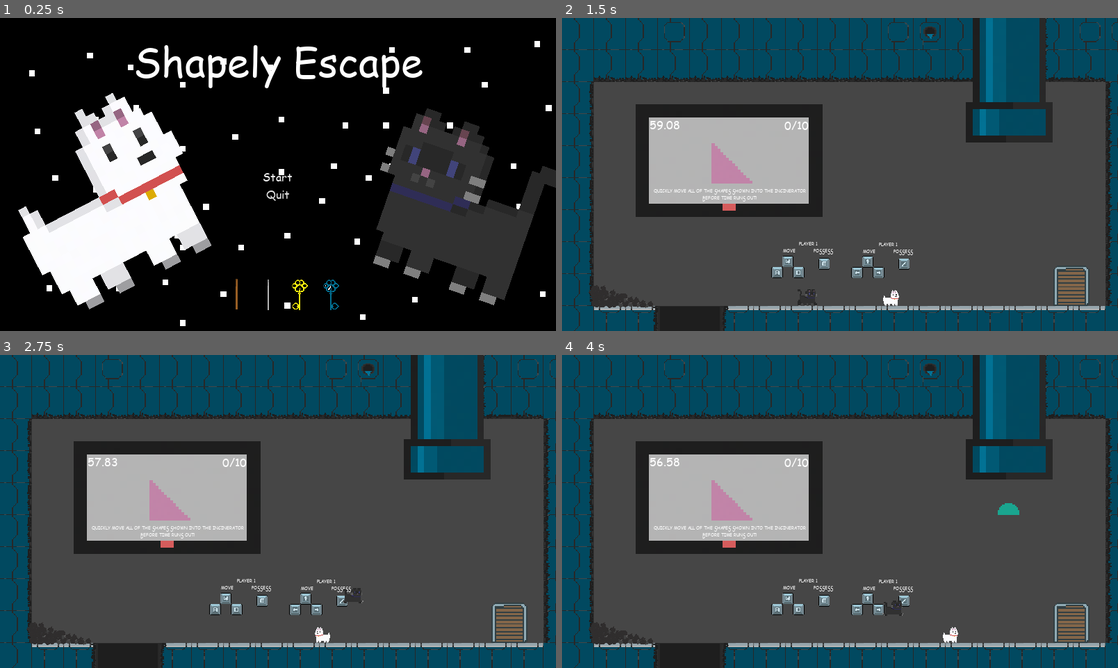
Above: before the commit, frames 1-4 (two rows, left to right).
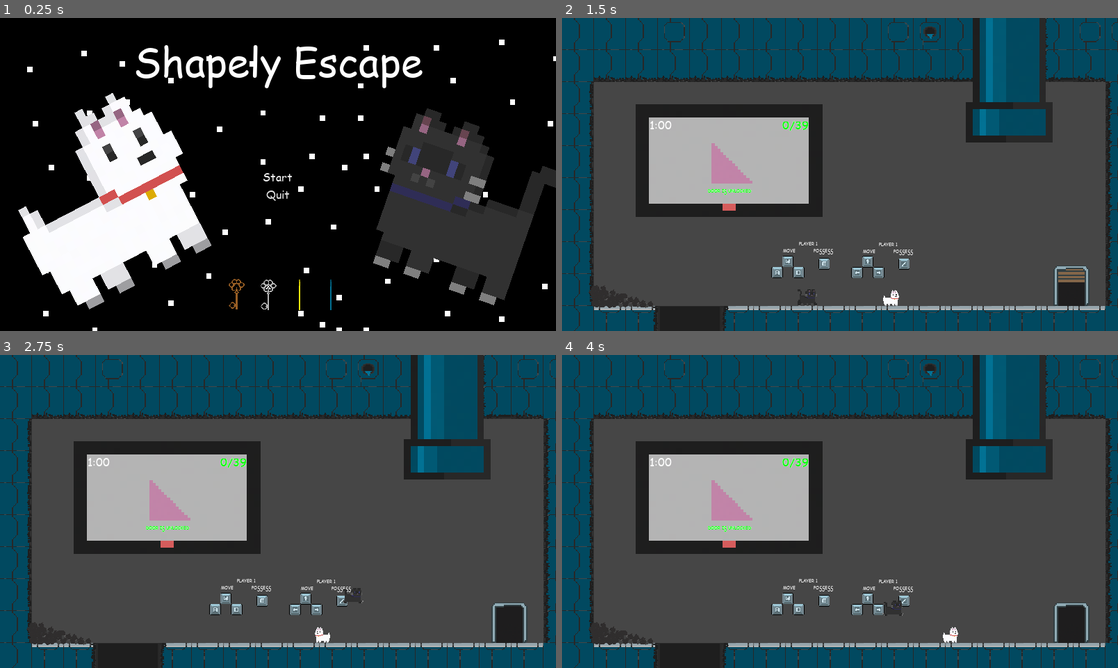
Above: after the commit, the same moments.

Repository: Astrol99/ShapelyEscape
Game: Godot game, scene res://MainMenu/MainMenu.tscn
Two runs of this game, one before a commit and one after it. Both use one fixed random seed, a clock stepped at 60 frames per second and the inputs below.
Inputs:
- Up to frame 1 (0.25 s): no input
- Up to frame 2 (1.5 s): click "Start" at 0.5 s; hold D (move_right1) from 1.28 s (still down); tap E (cat_possess) at 1.35 s
- Up to frame 3 (2.75 s): keep holding D (move_right1); tap W (jump1) at 1.52, 2.27 s; tap Left (move_left2) at 2.1 s
- Up to frame 4 (4 s): release D (move_right1) at 2.78 s; hold A (move_left1) 2.78-3.53 s; hold Right (move_right2) 2.78-3.53 s; hold D (move_right1) from 3.53 s (still down); tap / (possess) at 3.6 s; tap W (jump1) at 3.77 s

The runs differ from the first frame. In frame 1, 1.8% of the frame differs, in the area x 4-100%, y 6-100%; in frame 2, 0.8%; in frame 3, 1.0%; in frame 4, 1.1%.

Commit message:
Added door and screen connected functionality and stop spawnpipe on game ending state

Diff:
--- a/Level1/Level1.tscn
+++ b/Level1/Level1.tscn
@@ -289,7 +289,7 @@
 
 [node name="Timer" type="Timer" parent="."]
 process_mode = 0
-wait_time = 90.0
+wait_time = 10.0
 one_shot = true
 autostart = true
 
@@ -320,6 +320,10 @@
 [node name="Screen" parent="." instance=ExtResource( 8 )]
 position = Vector2( 577, 492 )
 timer = NodePath("../Timer")
+door = NodePath("../Door")
+spawn_pipe = NodePath("../SpawnPipe")
+max_score = 1
+score = 1
 
 [node name="Door" parent="." instance=ExtResource( 5 )]
 position = Vector2( 1759, 921 )
@@ -420,3 +424,4 @@
 collision_mask = 15
 
 [connection signal="timeout" from="Timer" to="Screen" method="_on_Timer_timeout"]
+[connection signal="GAME_COMPLETE" from="Screen" to="Door" method="_on_Screen_GAME_COMPLETE"]
--- a/MainMenu/MainMenu.tscn
+++ b/MainMenu/MainMenu.tscn
@@ -108,7 +108,7 @@
 volume_db = -20.0
 
 [node name="Space_Background" type="Sprite" parent="."]
-scale = Vector2( 2.00488, 2.00488 )
+scale = Vector2( 1.87317, 1.87317 )
 texture = ExtResource( 7 )
 centered = false
 
@@ -133,6 +133,7 @@
 scale = Vector2( 0.12963, 0.12963 )
 frames = SubResource( 17 )
 animation = "brown"
+frame = 1
 playing = true
 
 [node name="Silver_Key" type="AnimatedSprite" parent="."]
@@ -140,7 +141,6 @@
 scale = Vector2( 0.12963, 0.12963 )
 frames = SubResource( 17 )
 animation = "diamond"
-frame = 3
 playing = true
 
 [node name="Gold_Key" type="AnimatedSprite" parent="."]
@@ -148,7 +148,7 @@
 scale = Vector2( 0.12963, 0.12963 )
 frames = SubResource( 17 )
 animation = "gold"
-frame = 1
+frame = 2
 playing = true
 
 [node name="Diamond_Key" type="AnimatedSprite" parent="."]
@@ -156,6 +156,7 @@
 scale = Vector2( 0.12963, 0.12963 )
 frames = SubResource( 17 )
 animation = "silver"
+frame = 1
 playing = true
 
 [node name="Label" type="Label" parent="."]
--- a/World_Objects/Door/Door.gd
+++ b/World_Objects/Door/Door.gd
@@ -4,6 +4,14 @@
 
 var locked = true
 
+func _ready():
+	$AnimatedSprite.play("close")
+
 func _on_Door_body_entered(body):
 	if not locked and ("Cat" or "Dog" in body.name):
 		get_tree().change_scene(NextLevel)
+
+
+func _on_Screen_GAME_COMPLETE():
+	locked = false
+	$AnimatedSprite.play("open")
--- a/World_Objects/Door/Door.tscn
+++ b/World_Objects/Door/Door.tscn
@@ -66,7 +66,7 @@
 [sub_resource type="SpriteFrames" id=16]
 animations = [ {
 "frames": [ SubResource( 1 ), SubResource( 2 ), SubResource( 3 ), SubResource( 4 ), SubResource( 5 ), SubResource( 6 ), SubResource( 7 ) ],
-"loop": true,
+"loop": false,
 "name": "close",
 "speed": 5.0
 }, {
@@ -76,7 +76,7 @@
 "speed": 5.0
 }, {
 "frames": [ SubResource( 9 ), SubResource( 10 ), SubResource( 11 ), SubResource( 12 ), SubResource( 13 ), SubResource( 14 ), SubResource( 15 ) ],
-"loop": true,
+"loop": false,
 "name": "open",
 "speed": 5.0
 } ]
--- a/World_Objects/Screen/Screen.gd
+++ b/World_Objects/Screen/Screen.gd
@@ -1,10 +1,14 @@
 extends Node2D
 
+signal GAME_COMPLETE
+signal GAME_OVER
+
 export (NodePath) onready var timer = get_node(timer)
+export (NodePath) onready var door = get_node(door)
+export (NodePath) onready var spawn_pipe = get_node(spawn_pipe)
 
 export (int) var max_score = 10
 export (int) var score = 0
-export (float) var time = 60
 
 onready var time_label = $Time
 onready var score_label = $Score
@@ -20,6 +24,11 @@
 
 func _on_Timer_timeout():
 	if score < max_score:
+		emit_signal("GAME_OVER")
+		spawn_pipe.get_child(0).stop()
+		time_label.add_color_override("font_color", Color(255,0,0))
+		time_label.set_text("0.00")
+		msg_label.add_color_override("font_color", Color(255,0,0))
 		msg_label.set_text("GAME OVER")
 
 func _on_shape_incinerated(shape):
@@ -27,13 +36,18 @@
 		score += 1
 		shape_sprite.texture = shapes[randi() % shapes.size()]
 
-func _ready():
-	timer.start(time)
-
 func _physics_process(_delta):
-	if score < max_score:
-		time_label.set_text(format_second(timer.get_time_left()))
-		score_label.set_text("%d/%d" % [score, max_score])
+	if not timer.is_stopped():
+		if score < max_score:
+			time_label.set_text(format_second(timer.get_time_left()))
+			score_label.set_text("%d/%d" % [score, max_score])
+		elif score >= max_score:
+			emit_signal("GAME_COMPLETE")
+			timer.stop()
+			spawn_pipe.get_child(0).stop()
+			score_label.add_color_override("font_color", Color(0,255,0))
+			msg_label.add_color_override("font_color", Color(0,255,0))
+			msg_label.set_text("DOOR IS UNLOCKED")
 
 func format_second(total_seconds: float) -> String:
 	var seconds:float = fmod(total_seconds , 60.0)
--- a/World_Objects/SpawnPipe/SpawnPipe.gd
+++ b/World_Objects/SpawnPipe/SpawnPipe.gd
@@ -8,9 +8,6 @@
 	preload("res://World_Objects/Entities/PossessableObjects/PossessableSemiCircle.tscn")
 ]
 
-
-
-
 func _on_Timer_timeout():
 	var shape = shapes[randi() % shapes.size()].instance()
 	shape.set_position(Vector2(0, 288))
